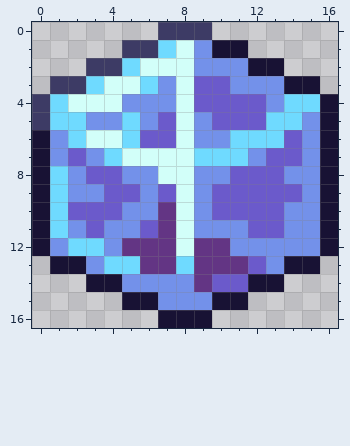
Pixel-art sprite, stored at Content/NPCs/Bosses/Rimegeist/IceCube.png. The first picture shows the starting point.
The file is 34x34 pixels, drawn in blocks of 2x2; one block is one cell here.
After:
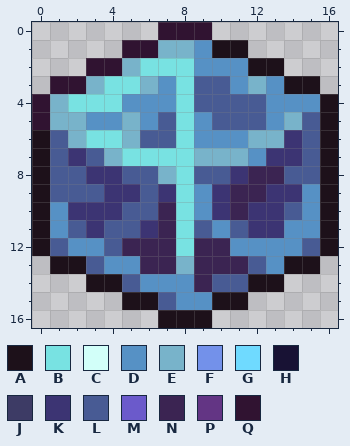
Palette (. is transparent): A #1d111a  B #78e2e2  C #d2fff9  D #5691c5  E #78b3ca  F #7391ea  G #6fdaff  H #181234  J #3d3b65  K #3c3473  L #485b94  M #6b5acb  N #3b2452  P #633584  Q #301331
Edits made:
Changed rows in their new state; - is an unchanged pixel.
first column x 0:
 0 -------QQQ-------
 1 -----QQEEDAA-----
 2 ---QQEBBBDDDAA---
 3 -QQEBBEDBLLDEDAA-
 4 QEBBBDDDBLLLLDDDA
 5 QEEDDEDLBDLLLDELA
 6 ALEBBELLBDDDEEKLA
 7 ALKLEBBBBEEEDKKLA
 8 ALLKKLLEBLLKNNLLA
 9 ALLLKKLKBDKNNKKDA
10 ADKKKLLNBDKNKKLDA
11 ADLKLLKNBLDLKKDDA
12 ALDDLNNNBNNDDDDLA
13 -AALDDNNENNNLDAA-
14 ---AALDDDNLLAA---
15 -----AALDDAA-----
16 -------AAA-------
Pixel boxes of the changes (left, top, right, bottom) in both pictures:
changed: (32, 22, 338, 328)
